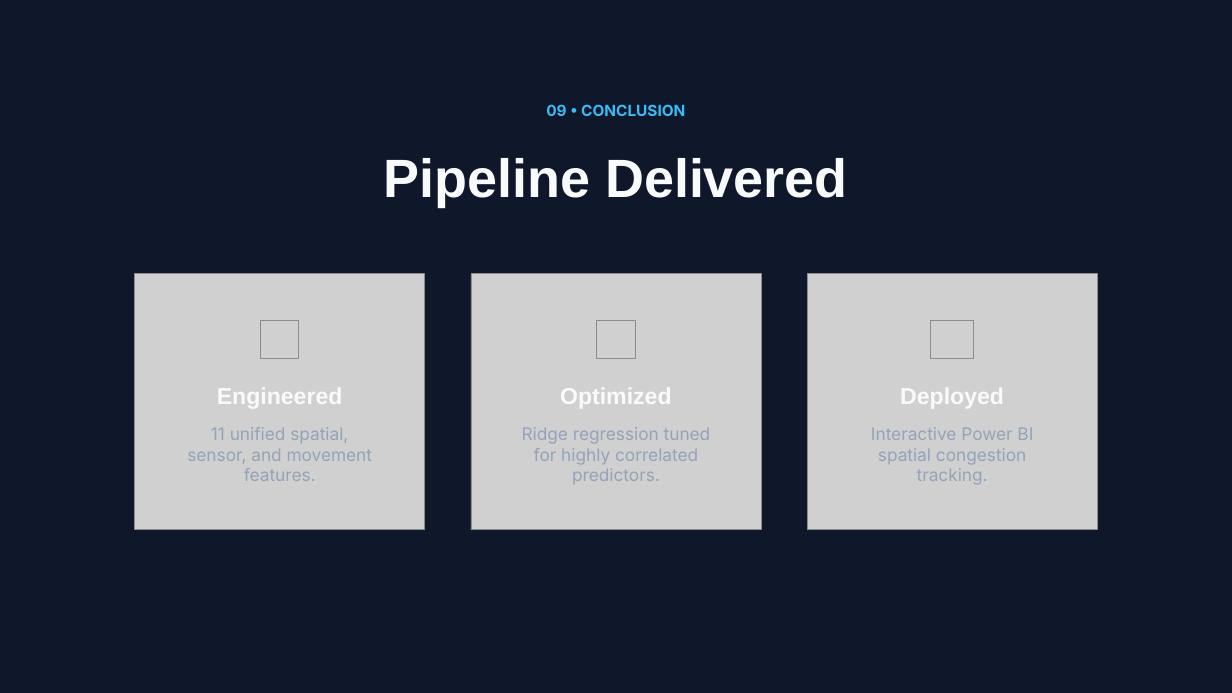
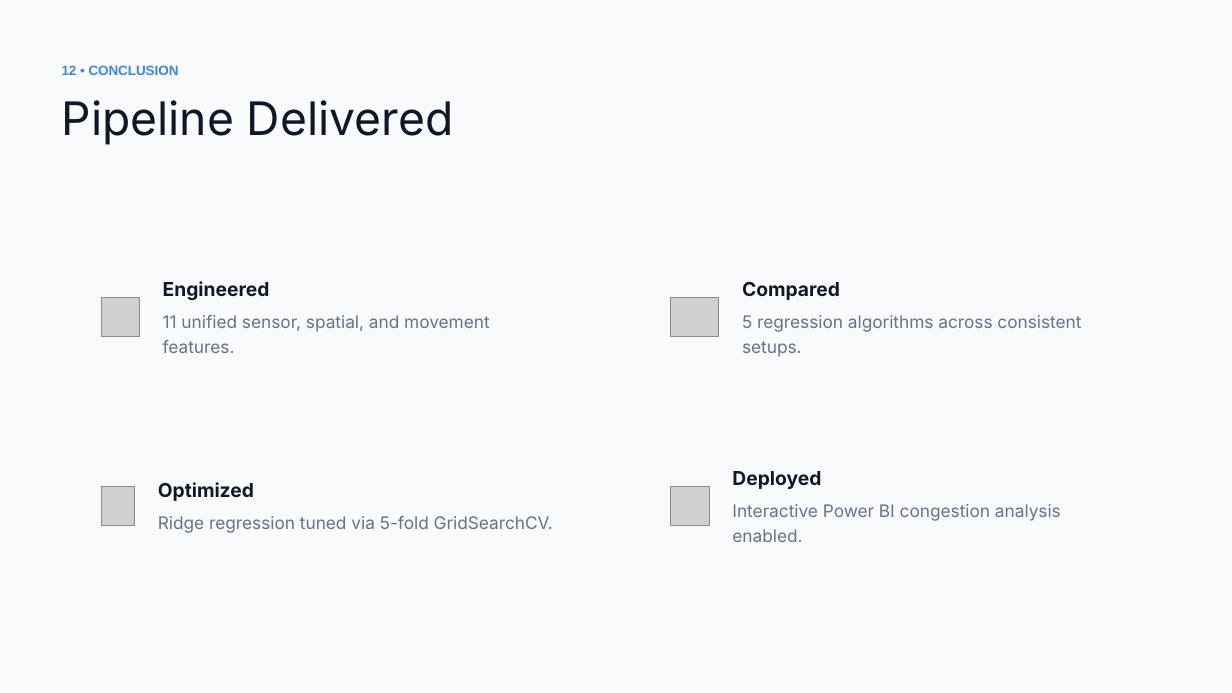
Before and after one commit to vkvinodhkumar/Crowd_optimization, a slide deck: slide 13 of Crowd_optimization/PPT/Crowd Density Prediction.pptx (slide 10 before the commit). Drawn at 1232x693 pixels with LibreOffice and Linux fonts; fonts in the diff are those of the drawing; grey boxes stand for pictures. Boxes give left, top, right and bottom in pixels: in the first picture for what was removed or moved away, otherwise in the second. Text is boxed around its words. In the diff, an @@ line names an element or a change of style, - is before the commit and + after.

```diff
--- a/Crowd_optimization/PPT/Crowd Density Prediction.pptx
+++ b/Crowd_optimization/PPT/Crowd Density Prediction.pptx
@@ background #0F172A to #F8FAFC @@
@@ text added at box(62, 65, 179, 75), 10.5 pt, text #3B82F6, bold @@
+12 • CONCLUSION
@@ text "Pipeline Delivered": place and size @@
-text "Pipeline Delivered" at box(384, 158, 848, 207)
+text "Pipeline Delivered" at box(62, 100, 453, 145)
@@ text "Pipeline Delivered" at box(62, 100, 453, 145): size 42 to 36 pt, font Arial to Inter, text colour #F8FAFC to #0F172A, bold off; alignment centre to left; line spacing 1 to 39.6pt @@
@@ text removed at box(546, 104, 685, 116) @@
-09 • CONCLUSION
@@ picture added at box(101, 298, 140, 336) @@
@@ picture removed at box(135, 274, 425, 530) @@
@@ text "Engineered": place and size @@
-text "Engineered" at box(217, 388, 343, 408)
+text "Engineered" at box(163, 281, 270, 300)
@@ picture removed at box(471, 274, 762, 530) @@
@@ picture added at box(671, 298, 719, 336) @@
@@ text added at box(742, 282, 840, 300), 15 pt, text #0F172A, bold @@
+Compared
@@ picture removed at box(808, 274, 1098, 530) @@
@@ text at box(163, 315, 490, 353): text changed; text colour #94A3B8 to #64748B @@
-11 unified spatial, sensor, and movement features.
+11 unified sensor, spatial, and movement features.
@@ picture removed at box(261, 320, 299, 359) @@
@@ picture removed at box(597, 320, 636, 359) @@
@@ text added at box(742, 315, 1081, 357), 13.5 pt, text #64748B @@
+5 regression algorithms across consistent setups.
@@ picture removed at box(931, 320, 974, 359) @@
@@ text removed at box(522, 427, 711, 484) @@
-Ridge regression tuned for highly correlated predictors.
@@ size 18 to 15 pt, font Arial to Inter, text colour #F8FAFC to #0F172A; alignment centre to left in 3 elements at box(732, 471, 821, 489), box(163, 281, 270, 300), box(158, 482, 254, 501) @@
@@ text "Optimized": place and size @@
-text "Optimized" at box(560, 388, 672, 408)
+text "Optimized" at box(158, 482, 254, 501)
@@ text "Deployed": place and size @@
-text "Deployed" at box(900, 388, 1004, 408)
+text "Deployed" at box(732, 471, 821, 489)
@@ picture added at box(101, 487, 134, 526) @@
@@ picture added at box(671, 487, 710, 526) @@
@@ text at box(732, 504, 1061, 542): text changed; text colour #94A3B8 to #64748B @@
-Interactive Power BI spatial congestion tracking.
+Interactive Power BI congestion analysis enabled.
@@ text added at box(158, 516, 553, 533), 13.5 pt, text #64748B @@
+Ridge regression tuned via 5-fold GridSearchCV.
```
Also in this commit, not shown: 2 other slides changed, 10 slides added, 7 slides removed.
